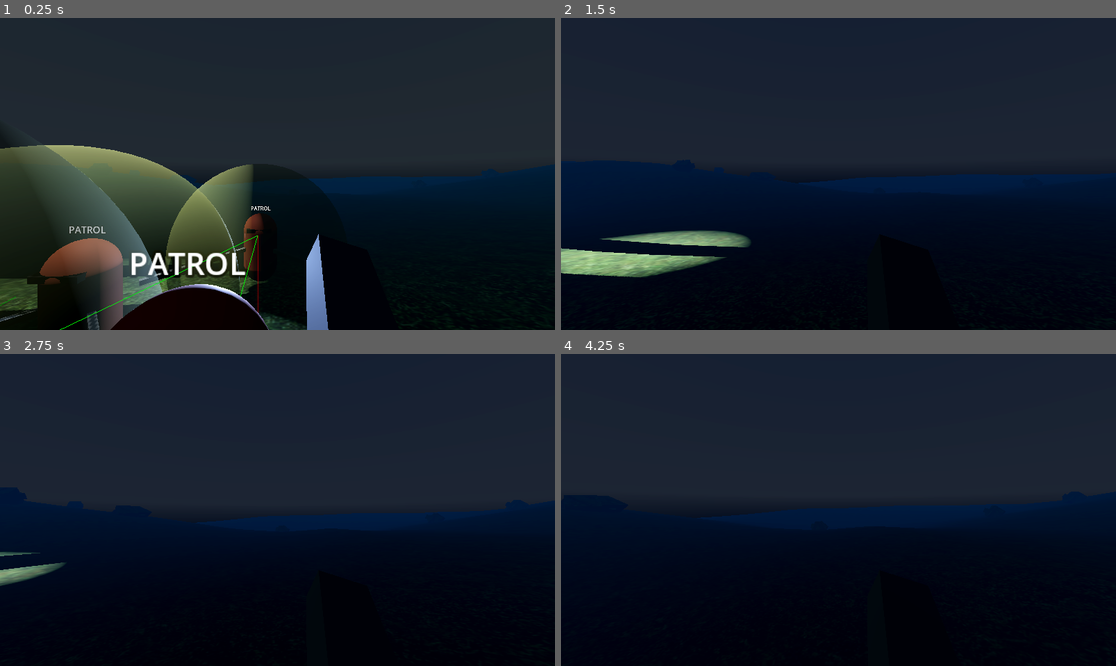
Above: before the commit, frames 1-4 (two rows, left to right).
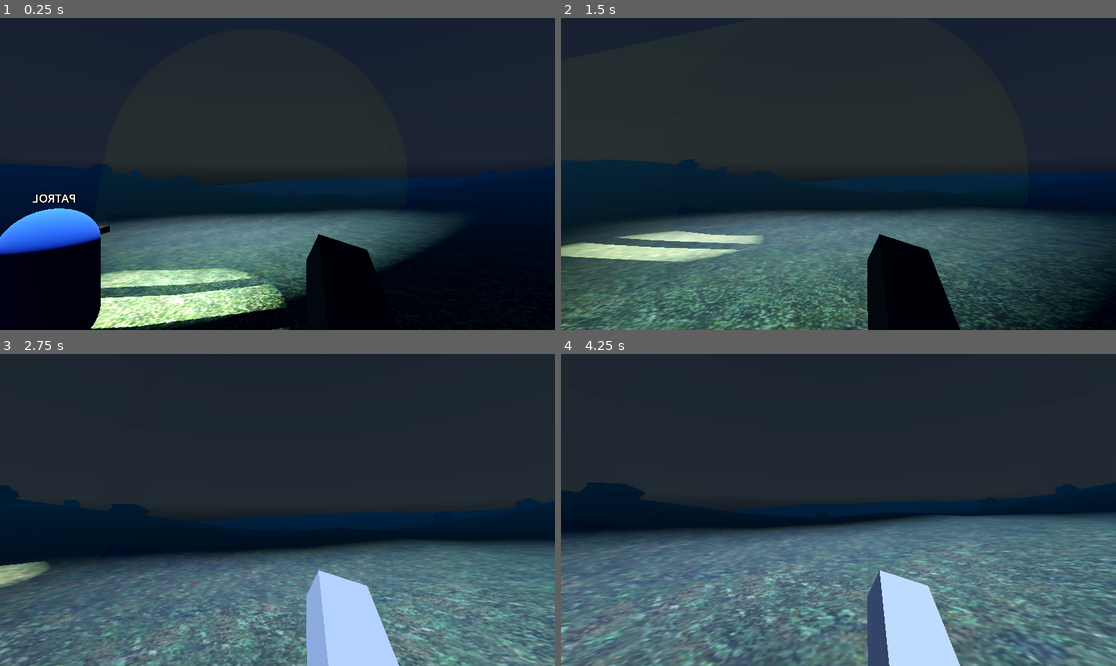
Above: after the commit, the same moments.

Repository: ChrisY03/gavinwadenew
Game: Godot game, scene res://Scenes/LochlanScene.tscn
Two runs of this game, one before a commit and one after it. Both use one fixed random seed, a clock stepped at 60 frames per second and the inputs below. A sky picture missing from this copy of the repository is replaced by a grey-blue gradient.
Inputs (mouse positions are in pixels of both pictures, inside the frame that each line leads up to):
- Up to frame 1 (0.25 s): no input
- Up to frame 2 (1.5 s): move the mouse to (866, 174) at 0.52 s; hold Shift (sprint, bound only after the commit) 0.53-1.28 s; hold W (move_forward) from 0.53 s (still down); tap Space (jump) at 0.77, 1.07 s; tap Ctrl (crouch, bound only after the commit) at 0.8, 1.35 s; move the mouse to (810, 174) at 1.27 s
- Up to frame 3 (2.75 s): keep holding W (move_forward); tap Space (jump) at 1.52, 1.55, 1.82, 2.1 s; move the mouse to (288, 503) at 2.02 s; hold Shift (sprint, bound only after the commit) from 2.03 s (still down)
- Up to frame 4 (4.25 s): keep holding W (move_forward); move the mouse to (832, 516) at 2.77 s; release Shift (sprint, bound only after the commit) at 2.78 s; tap Shift (sprint, bound only after the commit) at 2.85 s; tap Space (jump) at 3.02, 3.32, 3.77, 3.8, 4.07 s; tap Ctrl (crouch, bound only after the commit) at 3.05 s; move the mouse to (877, 513) at 3.52 s; tap E (whistle) at 3.6 s

The runs differ from the first frame. In frame 1, 29% of the frame differs, in the area x 0-100%, y 37-100%; in frame 2, 31%; in frame 3, 37%; in frame 4, 47%, in the area x 0-100%, y 40-100%.
Error before the commit: Invalid assignment of property or key 'path_max_distance' with value of type 'float' on a base object of type 'null instance'. (res://scripts/GuardMove.gd:27)

Commit message:
Add crouch and sprint mechanics to player movement
Introduces crouch and sprint functionality to player movement, including new input actions and adjustable speeds. Updates scene files to use GuardCopy.tscn instead of guard.tscn, modifies helicopter and terrain transforms, and refactors autoload order in project.godot.

Diff:
--- a/ai_demo/ChrisScene2.tscn
+++ b/ai_demo/ChrisScene2.tscn
@@ -1,10 +1,10 @@
-[gd_scene load_steps=4 format=3 uid="uid://dor8dpsn1s2hg"]
+[gd_scene load_steps=4 format=3 uid="uid://clmcwbjuyxhe0"]
 
 [ext_resource type="PackedScene" uid="uid://dj0vxhttsyh6b" path="res://assets/terrrain.tscn" id="1_3054b"]
 [ext_resource type="PackedScene" uid="uid://hlpi6yw73pl" path="res://assets/GuardCopy.tscn" id="2_ydxp1"]
 [ext_resource type="PackedScene" uid="uid://dts1rqcw4f4af" path="res://assets/player.tscn" id="3_ydxp1"]
 
-[node name="Node3D" type="Node3D"]
+[node name="Node3D2" type="Node3D"]
 
 [node name="Terrrain" parent="." instance=ExtResource("1_3054b")]
 
--- a/ai_demo/Scenes/LochlanScene.tscn
+++ b/ai_demo/Scenes/LochlanScene.tscn
@@ -1,37 +1,36 @@
 [gd_scene load_steps=6 format=3 uid="uid://bidmscuak2djv"]
 
 [ext_resource type="PackedScene" uid="uid://dj0vxhttsyh6b" path="res://assets/terrrain.tscn" id="1_e2k3p"]
-[ext_resource type="PackedScene" uid="uid://bkdeajec0vros" path="res://assets/guard.tscn" id="2_f2788"]
 [ext_resource type="PackedScene" uid="uid://dts1rqcw4f4af" path="res://assets/player.tscn" id="3_qyhol"]
 [ext_resource type="PackedScene" uid="uid://ylggyhfgm3a7" path="res://bird_flock.tscn" id="4_qyhol"]
 [ext_resource type="PackedScene" uid="uid://ceqkgqnynw557" path="res://assets/heli.tscn" id="5_iye3s"]
+[ext_resource type="PackedScene" uid="uid://hlpi6yw73pl" path="res://assets/GuardCopy.tscn" id="5_qyhol"]
 
 [node name="LochlanScene" type="Node3D"]
 
 [node name="Terrrain" parent="." instance=ExtResource("1_e2k3p")]
-transform = Transform3D(1, 0, 0, 0, 1, 0, 0, 0, 1, 0, 0.8992801, 0)
-
-[node name="Guard" parent="." instance=ExtResource("2_f2788")]
-transform = Transform3D(1, 0, 0, 0, 1, 0, 0, 0, 1, 2.6193662, 5.1990895, -3.3818989)
-
-[node name="Guard5" parent="." instance=ExtResource("2_f2788")]
-transform = Transform3D(1, 0, 0, 0, 1, 0, 0, 0, 1, 0, 5.1990895, 2.2607434)
-
-[node name="Guard4" parent="." instance=ExtResource("2_f2788")]
-transform = Transform3D(1, 0, 0, 0, 1, 0, 0, 0, 1, 2.6710653, 5.1990895, 1.9030726)
-
-[node name="Guard3" parent="." instance=ExtResource("2_f2788")]
-transform = Transform3D(1, 0, 0, 0, 1, 0, 0, 0, 1, 0, 5.1990895, -0.46152967)
-
-[node name="Guard2" parent="." instance=ExtResource("2_f2788")]
-transform = Transform3D(1, 0, 0, 0, 1, 0, 0, 0, 1, -11.823743, 5.1990895, 0.19808912)
+transform = Transform3D(1, 0, 0, 0, 0.99999994, 0, 0, 0, 1, 0, 0, 0)
 
 [node name="Player" parent="." instance=ExtResource("3_qyhol")]
 transform = Transform3D(1, 0, 0, 0, 1, 0, 0, 0, 1, 3.133339, 5.602379, 2.9015992)
 
 [node name="BirdFlock" parent="." instance=ExtResource("4_qyhol")]
 transform = Transform3D(1, 0, 0, 0, 1, 0, 0, 0, 1, 0, 13.315228, 0)
+orbit_radius = null
+orbit_speed = null
+orbit_height = null
+flee_distance = null
+flee_speed = null
+flee_height = null
+flee_duration = null
+min_x = null
+max_x = null
+min_z = null
+max_z = null
 
 [node name="Helicopter" parent="." instance=ExtResource("5_iye3s")]
-transform = Transform3D(1, 0, 0, 0, -4.37114e-08, 1, 0, -1, -4.37114e-08, -1.4002304, 37.16327, 0)
+transform = Transform3D(1, 0, 0, 0, -4.37114e-08, 1, 0, -1, -4.37114e-08, 0, 30, 0)
 skeleton = NodePath("../BirdFlock")
+
+[node name="Guard" parent="." instance=ExtResource("5_qyhol")]
+transform = Transform3D(1, 0, 0, 0, 1, 0, 0, 0, 1, 0, 4.9144855, 0)
--- a/ai_demo/project.godot
+++ b/ai_demo/project.godot
@@ -17,10 +17,10 @@
 
 [autoload]
 
+Blackboard="*res://scripts/Blackboard.gd"
 Sector="*res://scripts/sectorizer.gd"
+Main="*res://scripts/Main.gd"
 Director="*res://scripts/AIDirector.gd"
-Main="*res://scripts/Main.gd"
-Blackboard="*res://scripts/Blackboard.gd"
 FlockManager="*res://scripts/FlockManager.gd"
 
 [editor]
@@ -75,7 +75,13 @@
 }
 sprint={
 "deadzone": 0.2,
-"events": []
+"events": [Object(InputEventKey,"resource_local_to_scene":false,"resource_name":"","device":0,"window_id":0,"alt_pressed":false,"shift_pressed":false,"ctrl_pressed":false,"meta_pressed":false,"pressed":false,"keycode":0,"physical_keycode":4194325,"key_label":0,"unicode":0,"location":0,"echo":false,"script":null)
+]
+}
+crouch={
+"deadzone": 0.2,
+"events": [Object(InputEventKey,"resource_local_to_scene":false,"resource_name":"","device":0,"window_id":0,"alt_pressed":false,"shift_pressed":false,"ctrl_pressed":false,"meta_pressed":false,"pressed":false,"keycode":0,"physical_keycode":4194326,"key_label":0,"unicode":0,"location":0,"echo":false,"script":null)
+]
 }
 
 [physics]
--- a/ai_demo/scripts/player_move.gd
+++ b/ai_demo/scripts/player_move.gd
@@ -12,9 +12,14 @@
 @onready var cam: Camera3D = $Yaw/Pitch/Camera3D
 
 # --- Movement (simple, consistent) ---
-@export var speed: float = 6.5             # walk speed
+@export var walk_speed: float = 6.5
+@export var sprint_speed: float = 10.0           # walk speed
 @export var accel: float = 30.0            # how fast we reach target speed
-@export var decel: float = 40.0            # how fast we slow when no input
+@export var decel: float = 40.0
+
+@export var crouch_speed: float = 3.0
+@export var crouch_eye_height: float = 1.0
+@export var crouch_lerp: float = 10.0           # how fast we slow when no input
 
 # --- Jump / gravity ---
 @export var gravity: float = 24.0
@@ -27,6 +32,7 @@
 @export var floor_max_angle_deg: float = 46.0    # max walkable slope
 
 var _snap_block: float = 0.0  # timer to prevent snap immediately after jump
+var _is_crouching: bool = false
 
 func _ready() -> void:
 	Input.set_mouse_mode(Input.MOUSE_MODE_CAPTURED)
@@ -57,6 +63,9 @@
 func _physics_process(delta: float) -> void:
 	_snap_block = max(0.0, _snap_block - delta)
 
+	if Input.is_action_just_pressed("crouch"):
+		_is_crouching = not _is_crouching
+
 	# ---- Input (W forward) ----
 	var input_vec := Input.get_vector("move_left","move_right","move_back","move_forward")
 	var forward: Vector3 = -yaw.global_transform.basis.z
@@ -70,12 +79,35 @@
 	if desired_dir.length() > 0.001:
 		desired_dir = desired_dir.normalized()
 
+	var crouching := _is_crouching
+	var target_eye := crouch_eye_height if crouching else eye_height
+	var p := pitch.position
+	p.y = lerp(p.y, target_eye, crouch_lerp * delta)
+	pitch.position = p
+
 	# ---- Planar velocity (simple accel/decel toward desired) ----
 	var v: Vector3 = velocity
 	var v_planar: Vector3 = Vector3(v.x, 0.0, v.z)
-	var target_planar: Vector3 = desired_dir * speed
+
+	var sprinting := Input.is_action_pressed("sprint") and input_vec.y > 0.0 and not crouching
+	if sprinting:
+		#print("SPRINTING")
+		pass
+
+	var current_speed: float
+	if crouching:
+		current_speed = crouch_speed
+	elif sprinting:
+		current_speed = sprint_speed
+	else:
+		current_speed = walk_speed
+
+	var target_planar: Vector3 = desired_dir * current_speed
 
 	var gain: float = accel if desired_dir != Vector3.ZERO else decel
+	if sprinting and desired_dir != Vector3.ZERO:
+		gain *= 1.2
+
 	v_planar = v_planar.move_toward(target_planar, gain * delta)
 
 	# Slide along floor normal to avoid pushing into ground on slopes
@@ -94,7 +126,7 @@
 		if v.y < 0.0:
 			v.y = 0.0
 
-	if Input.is_action_just_pressed("jump") and is_on_floor():
+	if Input.is_action_just_pressed("jump") and is_on_floor() and not crouching:
 		v.y = jump_speed
 		_snap_block = jump_snap_block_time
 
